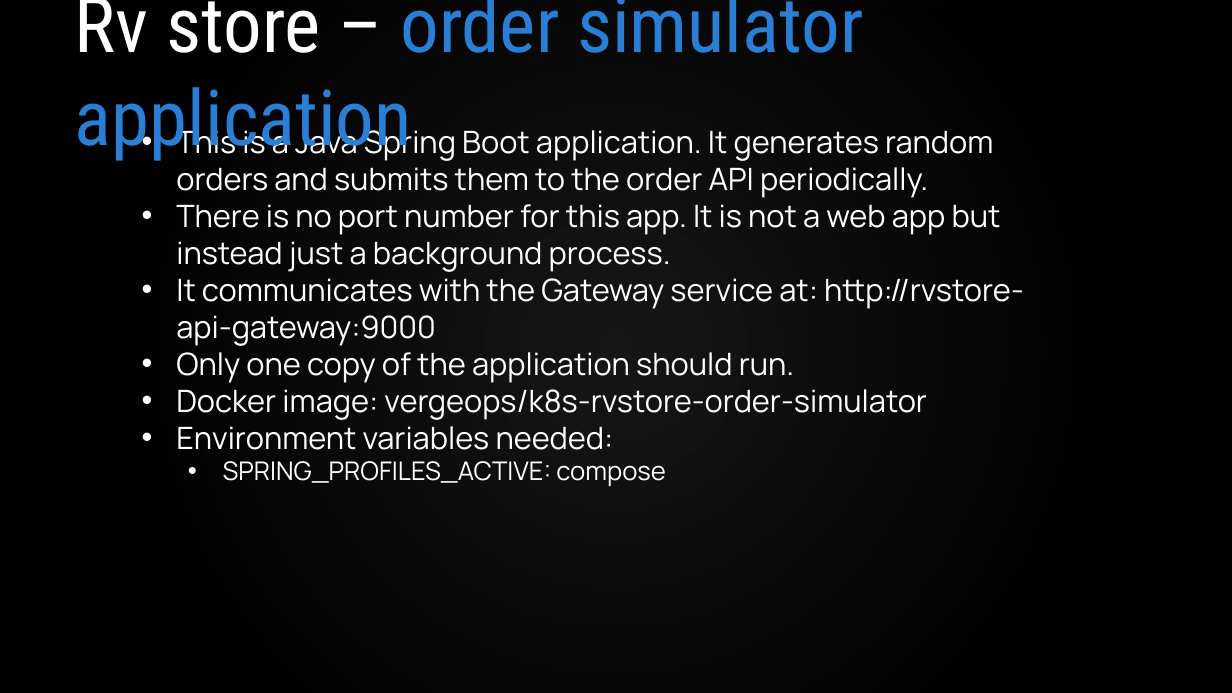
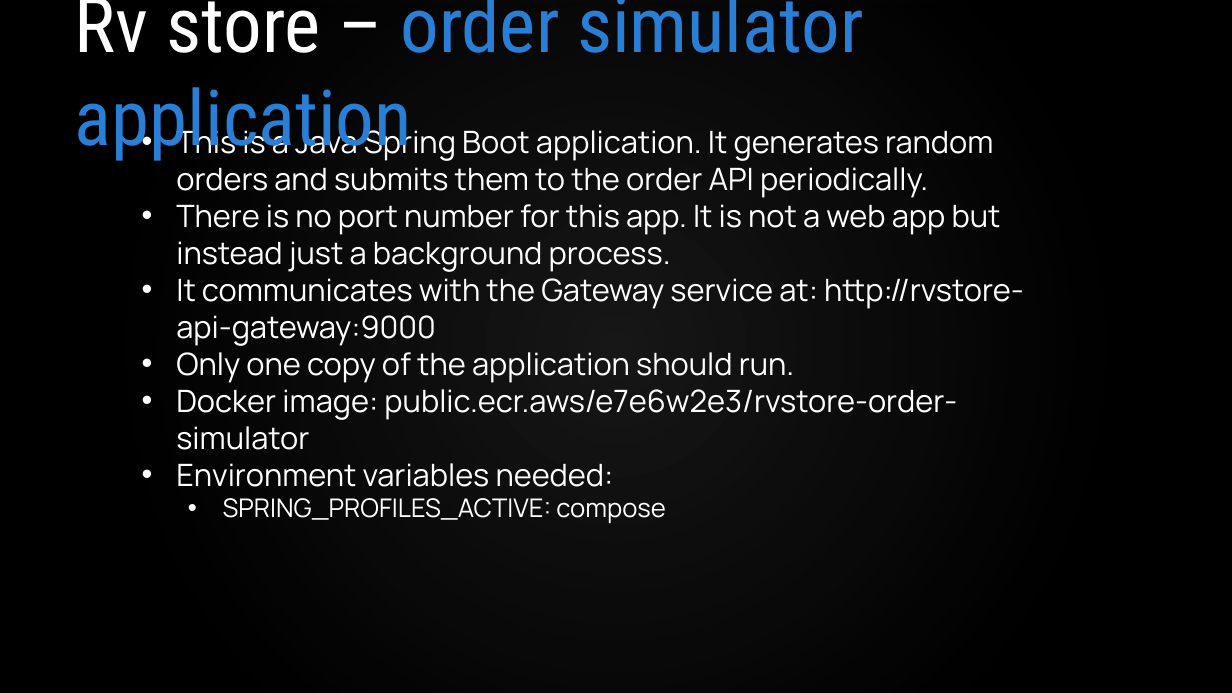
Before and after one commit to VergeOps/k8s-rvstore, a slide deck: slide 13 of rvstore_hackathon/K8s-RV Store Hackathon.pptx. Drawn at 1232x693 pixels with LibreOffice and Linux fonts; fonts in the diff are those of the drawing; background and template pictures are left out. Boxes give left, top, right and bottom in pixels: in the first picture for what was removed or moved away, otherwise in the second. Text is boxed around its words. In the diff, an @@ line names an element or a change of style, - is before the commit and + after.

Commit message:
Updated images to use AWS ECR Public

```diff
--- a/rvstore_hackathon/K8s-RV Store Hackathon.pptx
+++ b/rvstore_hackathon/K8s-RV Store Hackathon.pptx
@@ text at bbox=[176, 389, 957, 450]: text changed @@
-• Docker image: vergeops/k8s-rvstore-order-simulator
+• Docker image: public.ecr.aws/e7e6w2e3/rvstore-order-simulator
```
Also in this commit, not shown: 6 other slides changed, 5 other files.
